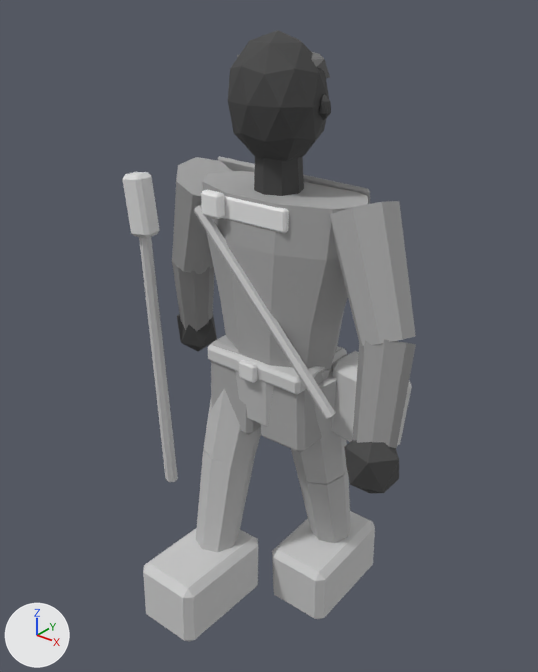
What one commit did to the glTF model assets/exports/npc/npc_scout_up_r_v01.glb.
Both versions are drawn from a 50 mm lens placed at (1.357, -1.745, 2.161), pointed at (-0.027, -0.015, 1.088). The axes (+X, +Y, +Z) are drawn at lower left. The lights are the same throughout. The picture after the commit comes second. Vertices at exactly the same position are counted once.

In view in the first picture: 'GEO_npc_scout_up_r_v01'.
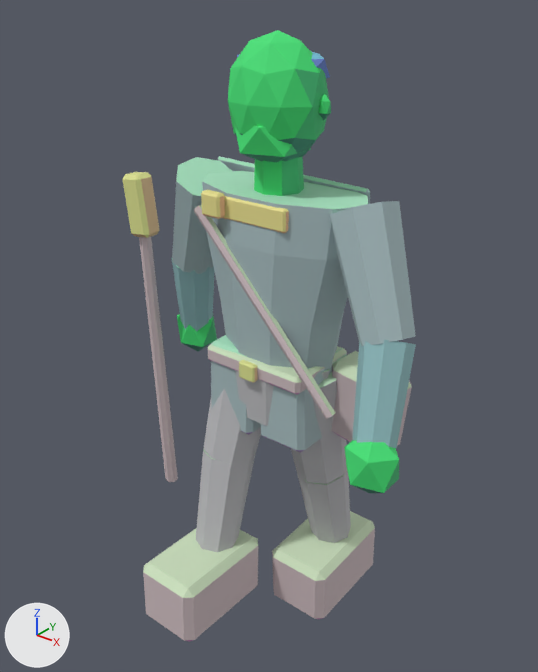
What differs and where, as boxes (x1, y1, x2, y2) in the pictures (538 x 672 px):
```json
{"part": 1, "of": "me_geo_npc_scout_up_r_v01", "change": "added", "after": [234, 125, 311, 162], "on screen": "green"}
{"part": 2, "of": "me_geo_npc_scout_up_r_v01", "change": "recoloured", "before": [122, 30, 416, 642], "after": [122, 30, 416, 642]}
```

The change, as JSON lines over the scene's bpy script:
```json
{"block": "me_geo_npc_scout_up_r_v01", "where": "# used by ob_geo_npc_scout_up_r_v01; location = (0.0, 0.0, 0.0)"}
{"op": "remove", "block": "me_geo_npc_scout_up_r_v01", "code": "me_geo_npc_scout_up_r_v01.from_pydata(...)  # 602 vertices, 1084 faces; spans x -0.66..0.59, y -0.48..0.34, z -0.01..2.02"}
{"op": "add", "block": "me_geo_npc_scout_up_r_v01", "code": "me_geo_npc_scout_up_r_v01.from_pydata(...)  # 614 vertices, 1104 faces; spans x -0.66..0.59, y -0.48..0.34, z -0.01..2.02"}
{"block": "me_geo_npc_scout_up_r_v01", "change": "me_geo_npc_scout_up_r_v01 part 1: a new loose piece, an icosphere of 20 faces spanning x -0.11..0.11, y -0.14..0.07, z 1.66..1.83, in mat_mat_npc_indexed"}
{"block": "me_geo_npc_scout_up_r_v01", "change": "me_geo_npc_scout_up_r_v01 part 2: 1084 kept faces spanning x -0.66..0.59, y -0.48..0.34, z -0.01..2.02 get new vertex colours"}
```
